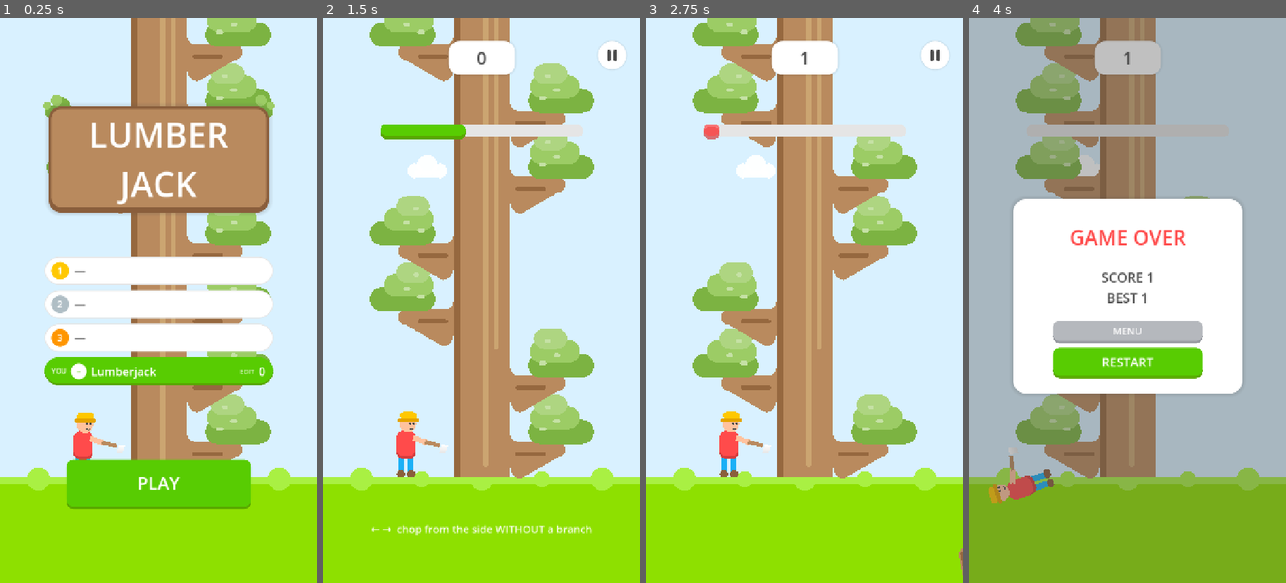
Above: before the commit, frames 1-4 (left to right).
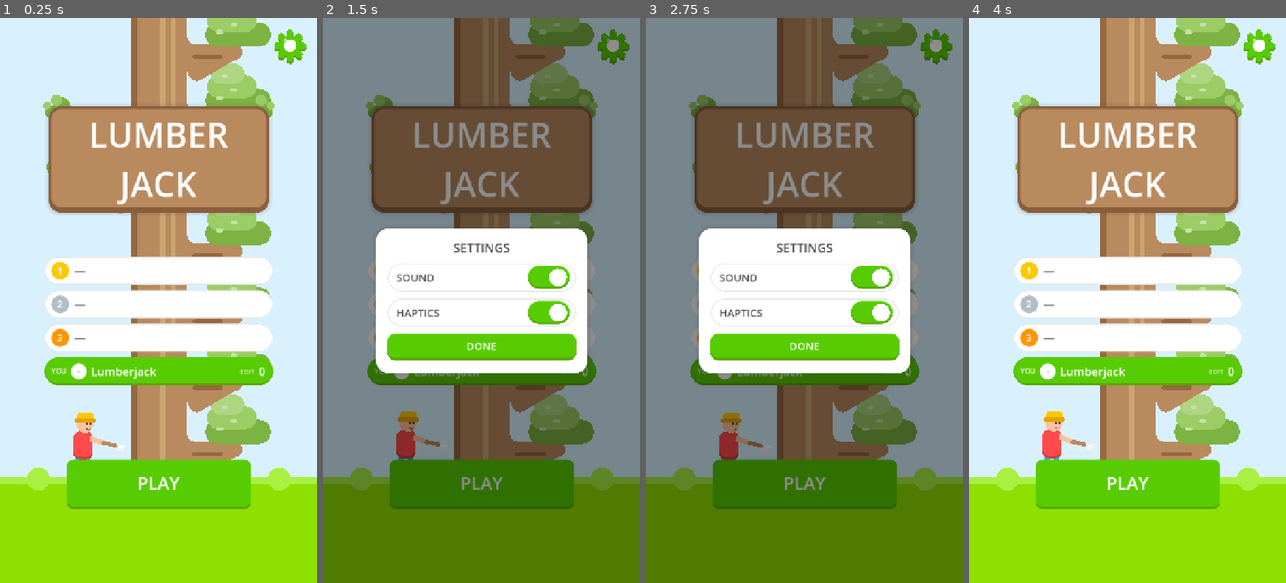
Above: after the commit, the same moments.

Repository: spr021/lumber-jack
Game: Godot game, scene res://scenes/menu.tscn
Same seed, same stepped clock (60 frames per second), same inputs: the game is played once before the commit and once after it.
Inputs (mouse positions are in pixels of both pictures, inside the frame that each line leads up to):
- Up to frame 1 (0.25 s): no input
- Up to frame 2 (1.5 s): click (611, 46) at 0.52 s; click "PLAY" at 1.25 s
- Up to frame 3 (2.75 s): click (804, 481) at 2 s, where only the run after the commit has a clickable "PLAY"
- Up to frame 4 (4 s): click (1127, 345) at 2.75 s, where only the run after the commit has a clickable "DONE"; tap Enter (ui_accept) at 3.5, 3.77 s; move the mouse to (1197, 272) at 3.52 s; hold Right (ui_right) from 3.53 s (still down); tap P at 3.6 s; click (1197, 272) at 3.67 s

The runs differ from the first frame. In frame 1, 0.4% of the frame differs, in the area x 86-97%, y 2-9%; in frame 2, 100%; in frame 3, 100%, in the area x 0-100%, y 0-100%; in frame 4, 91%.

Commit message:
feat: menu settings for sound and haptics toggles
A gear button on the menu opens a Duolingo-style card with two persisted toggles (user://lumberjack.cfg [settings]); the game gates _play_sfx/_buzz on them and preserves the section when saving best scores.

Diff:
--- a/scripts/main.gd
+++ b/scripts/main.gd
@@ -119,6 +119,8 @@
 var last_chop_sfx := ""
 var countdown_t := 0.0
 var sfx_players: Dictionary = {}
+var sound_on := true
+var haptics_on := true
 
 @onready var score_panel: Panel = $UI/ScorePanel
 @onready var score_label: Label = $UI/ScorePanel/ScoreLabel
@@ -137,6 +139,7 @@
 
 func _ready() -> void:
 	best = _load_best()
+	_load_settings()
 	_setup_debug_harness()
 	_setup_sfx()
 	_reset()
@@ -510,9 +513,18 @@
 
 
 func _save_best(value: int) -> void:
+	# Load first: the settings section written by the menu shares this file.
 	var config := ConfigFile.new()
+	config.load(SAVE_PATH)
 	config.set_value("game", "best", value)
 	config.save(SAVE_PATH)
+
+
+func _load_settings() -> void:
+	var config := ConfigFile.new()
+	if config.load(SAVE_PATH) == OK:
+		sound_on = config.get_value("settings", "sound", true)
+		haptics_on = config.get_value("settings", "haptics", true)
 
 
 # --------------------------------------------------------- sound + haptics ---
@@ -535,6 +547,8 @@
 
 
 func _play_sfx(sfx_name: String, pitch := 1.0) -> void:
+	if not sound_on:
+		return
 	var player: AudioStreamPlayer = sfx_players.get(sfx_name)
 	if player == null:
 		return
@@ -561,7 +575,10 @@
 
 func _buzz(ms: int, amplitude := 0.5) -> void:
 	# Handheld only; a no-op on desktop/headless. Android honors the duration
-	# and amplitude, iOS plays its fixed system vibration.
+	# and amplitude, iOS plays its fixed system vibration. Togglable from the
+	# menu settings.
+	if not haptics_on:
+		return
 	if OS.has_feature("android") or OS.has_feature("ios") or OS.has_feature("web"):
 		Input.vibrate_handheld(ms, amplitude)
 
--- a/scripts/menu.gd
+++ b/scripts/menu.gd
@@ -24,6 +24,13 @@
 var name_edit: LineEdit
 var name_hint: Label
 
+# --- settings (sound/haptics toggles, persisted with the best score) ---
+var sound_on := true
+var haptics_on := true
+var settings_dialog: Control
+var sound_toggle: ToggleSwitch
+var haptic_toggle: ToggleSwitch
+
 var best := 0
 var elapsed := 0.0
 var segments: Array = []
@@ -36,9 +43,11 @@
 	# Harness first: it seeds the RNG that _build_tree consumes.
 	_setup_debug_harness()
 	best = _load_best()
+	_load_settings()
 	play_button.pressed.connect(_on_play_pressed)
 	_build_tree()
 	_setup_leaderboard()
+	_build_settings()
 
 
 func _build_tree() -> void:
@@ -63,6 +72,140 @@
 	if config.load(G.SAVE_PATH) == OK:
 		return config.get_value("game", "best", 0)
 	return 0
+
+
+# ---------------------------------------------------------------- settings ---
+
+func _load_settings() -> void:
+	var config := ConfigFile.new()
+	if config.load(G.SAVE_PATH) == OK:
+		sound_on = config.get_value("settings", "sound", true)
+		haptics_on = config.get_value("settings", "haptics", true)
+
+
+func _save_settings() -> void:
+	# Load first: the best score lives in the same file.
+	var config := ConfigFile.new()
+	config.load(G.SAVE_PATH)
+	config.set_value("settings", "sound", sound_on)
+	config.set_value("settings", "haptics", haptics_on)
+	config.save(G.SAVE_PATH)
+
+
+func _build_settings() -> void:
+	_build_settings_button()
+	_build_settings_dialog()
+
+
+func _build_settings_button() -> void:
+	# Invisible tappable area: the icon itself floats on the sky, no card.
+	var button := Button.new()
+	button.focus_mode = Control.FOCUS_NONE
+	button.anchor_left = 1.0
+	button.anchor_right = 1.0
+	button.offset_left = -104.0
+	button.offset_top = 20.0
+	button.offset_right = -20.0
+	button.offset_bottom = 104.0
+	for state in ["normal", "hover", "pressed", "focus"]:
+		button.add_theme_stylebox_override(state, StyleBoxEmpty.new())
+	button.pressed.connect(_open_settings)
+	$UI.add_child(button)
+
+	var gear := SettingsGear.new()
+	gear.set_anchors_preset(Control.PRESET_FULL_RECT)
+	gear.mouse_filter = Control.MOUSE_FILTER_IGNORE
+	button.add_child(gear)
+
+
+func _build_settings_dialog() -> void:
+	settings_dialog = Control.new()
+	settings_dialog.set_anchors_preset(Control.PRESET_FULL_RECT)
+	settings_dialog.visible = false
+	$UI.add_child(settings_dialog)
+
+	var dim := ColorRect.new()
+	dim.color = Color(0.0, 0.0, 0.0, 0.45)
+	dim.set_anchors_preset(Control.PRESET_FULL_RECT)
+	dim.mouse_filter = Control.MOUSE_FILTER_STOP
+	settings_dialog.add_child(dim)
+
+	var card := Panel.new()
+	card.anchor_left = 0.5
+	card.anchor_right = 0.5
+	card.anchor_top = 0.5
+	card.anchor_bottom = 0.5
+	card.offset_left = -240.0
+	card.offset_top = -164.0
+	card.offset_right = 240.0
+	card.offset_bottom = 164.0
+	card.add_theme_stylebox_override("panel", _card_style())
+	settings_dialog.add_child(card)
+
+	var box := VBoxContainer.new()
+	box.set_anchors_preset(Control.PRESET_FULL_RECT)
+	box.offset_left = 26.0
+	box.offset_top = 24.0
+	box.offset_right = -26.0
+	box.offset_bottom = -24.0
+	box.add_theme_constant_override("separation", 16)
+	card.add_child(box)
+
+	var title := _board_label("SETTINGS", 28, G.UI_TEXT)
+	title.horizontal_alignment = HORIZONTAL_ALIGNMENT_CENTER
+	box.add_child(title)
+
+	box.add_child(_settings_row("SOUND", sound_on, _on_sound_toggled))
+	box.add_child(_settings_row("HAPTICS", haptics_on, _on_haptic_toggled))
+
+	box.add_child(_dialog_button("DONE", 24, 60.0, true, func() -> void:
+		settings_dialog.visible = false))
+
+
+func _settings_row(text: String, initial: bool, handler: Callable) -> Panel:
+	var row := Panel.new()
+	row.custom_minimum_size = Vector2(0.0, 64.0)
+	row.add_theme_stylebox_override("panel", _pill_style())
+
+	var content := HBoxContainer.new()
+	content.set_anchors_preset(Control.PRESET_FULL_RECT)
+	content.offset_left = 20.0
+	content.offset_right = -14.0
+	content.add_theme_constant_override("separation", 12)
+	row.add_child(content)
+
+	var label := _board_label(text, 24, G.UI_TEXT)
+	label.size_flags_horizontal = Control.SIZE_EXPAND_FILL
+	content.add_child(label)
+
+	var toggle := ToggleSwitch.new()
+	toggle.on = initial
+	toggle.size_flags_vertical = Control.SIZE_SHRINK_CENTER
+	toggle.flipped.connect(handler)
+	content.add_child(toggle)
+	if text == "SOUND":
+		sound_toggle = toggle
+	else:
+		haptic_toggle = toggle
+	return row
+
+
+func _open_settings() -> void:
+	sound_toggle.on = sound_on
+	haptic_toggle.on = haptics_on
+	settings_dialog.visible = true
+
+
+func _on_sound_toggled(on: bool) -> void:
+	sound_on = on
+	sound_toggle.on = on  # keep the widget in sync when set programmatically
+	_save_settings()
+
+
+func _on_haptic_toggled(on: bool) -> void:
+	haptics_on = on
+	haptic_toggle.on = on
+	_save_settings()
 
 
 # ---------------------------------------------------------- debug harness ---
@@ -83,12 +226,28 @@
 
 func _run_harness() -> void:
 	var prefix := "/tmp/lj_shot"
+	var open_settings := false
 	for arg in OS.get_cmdline_user_args():
 		if arg.begins_with("out="):
 			prefix = arg.substr(4)
+		elif arg.begins_with("settings="):
+			open_settings = arg.substr(9) == "1"
 	await get_tree().create_timer(0.6).timeout
 	await _shot(prefix + "_menu.png")
 	print("MENU state=menu best=", best, " segs(bottom-up)=", segments)
+	if open_settings:
+		_open_settings()
+		await get_tree().create_timer(0.3).timeout
+		await _shot(prefix + "_settings.png")
+		_on_sound_toggled(false)
+		_on_haptic_toggled(false)
+		await get_tree().create_timer(0.2).timeout
+		await _shot(prefix + "_settings_off.png")
+		print("SETTINGS sound=", sound_on, " haptics=", haptics_on)
+		# Restore so the harness never leaves the user's save muted.
+		_on_sound_toggled(true)
+		_on_haptic_toggled(true)
+		settings_dialog.visible = false
 	_on_play_pressed()
 
 
@@ -637,3 +796,107 @@
 	style.set_border_width_all(2)
 	style.border_color = G.BAR_GREEN if focused else G.UI_GREY
 	return style
+
+
+# Custom-drawn widgets for the settings UI, matching the procedural art style.
+
+class ToggleSwitch extends Control:
+	const G := preload("res://scripts/main.gd")
+
+	signal flipped(on: bool)
+
+	var on := true:
+		set(value):
+			on = value
+			queue_redraw()
+
+	func _init() -> void:
+		custom_minimum_size = Vector2(96.0, 52.0)
+		mouse_filter = Control.MOUSE_FILTER_STOP
+
+	func _draw() -> void:
+		# Duolingo pill track: flat fill on a darker bottom edge, white knob.
+		var track := StyleBoxFlat.new()
+		track.bg_color = G.BAR_GREEN if on else G.UI_GREY
+		track.set_corner_radius_all(size.y * 0.5)
+		track.border_width_bottom = 5
+		track.border_color = G.BAR_GREEN_D if on else G.UI_GREY_D
+		track.draw(get_canvas_item(), Rect2(Vector2.ZERO, size))
+		var r := size.y * 0.5 - 6.0
+		var knob_x := size.x - r - 7.0 if on else r + 7.0
+		draw_circle(Vector2(knob_x, size.y * 0.5), r, Color.WHITE)
+
+	func _gui_input(event: InputEvent) -> void:
+		if event is InputEventMouseButton and event.pressed \
+				and event.button_index == MOUSE_BUTTON_LEFT:
+			on = not on
+			flipped.emit(on)
+
+
+class SettingsGear extends Control:
+	const G := preload("res://scripts/main.gd")
+
+	var style := "green":
+		set(value):
+			style = value
+			queue_redraw()
+
+	func _draw() -> void:
+		if style == "sliders":
+			_draw_sliders()
+		else:
+			_draw_gear()
+
+	func _draw_gear() -> void:
+		# Puffy gear in the game's block style: fat rounded lobes on a flat
+		# fill sitting on a darker bottom edge, with a plush highlight.
+		var c := size * 0.5
+		var unit := minf(size.x, size.y)
+		var fill := G.TRUNK
+		var edge := G.TRUNK_D
+		var shine := Color(0.0, 0.0, 0.0, 0.0)
+		if style == "steel":
+			fill = G.STEEL
+			edge = G.UI_GREY_D
+		elif style == "green":
+			fill = G.BAR_GREEN
+			edge = G.BAR_GREEN_D
+			shine = Color(G.CANOPY_HL, 0.85)
+		for layer in [[Vector2(0.0, unit * 0.07), edge], [Vector2.ZERO, fill]]:
+			var off: Vector2 = layer[0]
+			var col: Color = layer[1]
+			for i in 8:
+				draw_set_transform(c + off, TAU * i / 8.0, Vector2.ONE)
+				# Rounded lobes with visible notches between them: soft but
+				# still a gear, not a flower.
+				draw_rect(Rect2(unit * 0.19, -unit * 0.09, unit * 0.15, unit * 0.18), col)
+				draw_circle(Vector2(unit * 0.19, 0.0), unit * 0.09, col)
+				draw_circle(Vector2(unit * 0.34, 0.0), unit * 0.09, col)
+			draw_set_transform(Vector2.ZERO, 0.0, Vector2.ONE)
+			draw_circle(c + off, unit * 0.28, col)
+		draw_circle(c, unit * 0.17, Color.WHITE)
+		if shine.a > 0.0:
+			# Soft plush highlight, upper-left like the canopy highlights.
+			draw_circle(c + Vector2(-unit * 0.13, -unit * 0.13), unit * 0.055, shine)
+		if style == "wood":
+			# Light bark streak, like the trunk's growth stripes.
+			draw_rect(Rect2(c.x - unit * 0.03, c.y - unit * 0.25, unit * 0.06, unit * 0.13),
+				G.TRUNK_L)
+
+	func _draw_sliders() -> void:
+		# Mixer-style settings icon: three tracks with chunky knobs in the
+		# combo-badge colors.
+		var unit := minf(size.x, size.y)
+		var edge := unit * 0.045
+		var knob_pos := [0.0, 0.72, 0.34]
+		var knob_fill := [G.BAR_GREEN, G.HAT, G.BAR_RED]
+		var knob_edge := [G.BAR_GREEN_D, G.HAT_D, G.BAR_RED_D]
+		for i in 3:
+			var y := size.y * (0.22 + 0.26 * i)
+			var track_h := unit * 0.10
+			draw_rect(Rect2(size.x * 0.06, y + edge, size.x * 0.88, track_h), G.UI_GREY_D)
+			draw_rect(Rect2(size.x * 0.06, y, size.x * 0.88, track_h), G.UI_GREY)
+			var center := Vector2(size.x * (0.20 + 0.60 * knob_pos[i]),
+				y + track_h * 0.5)
+			draw_circle(center + Vector2(0.0, edge), unit * 0.135, knob_edge[i])
+			draw_circle(center, unit * 0.135, knob_fill[i])
